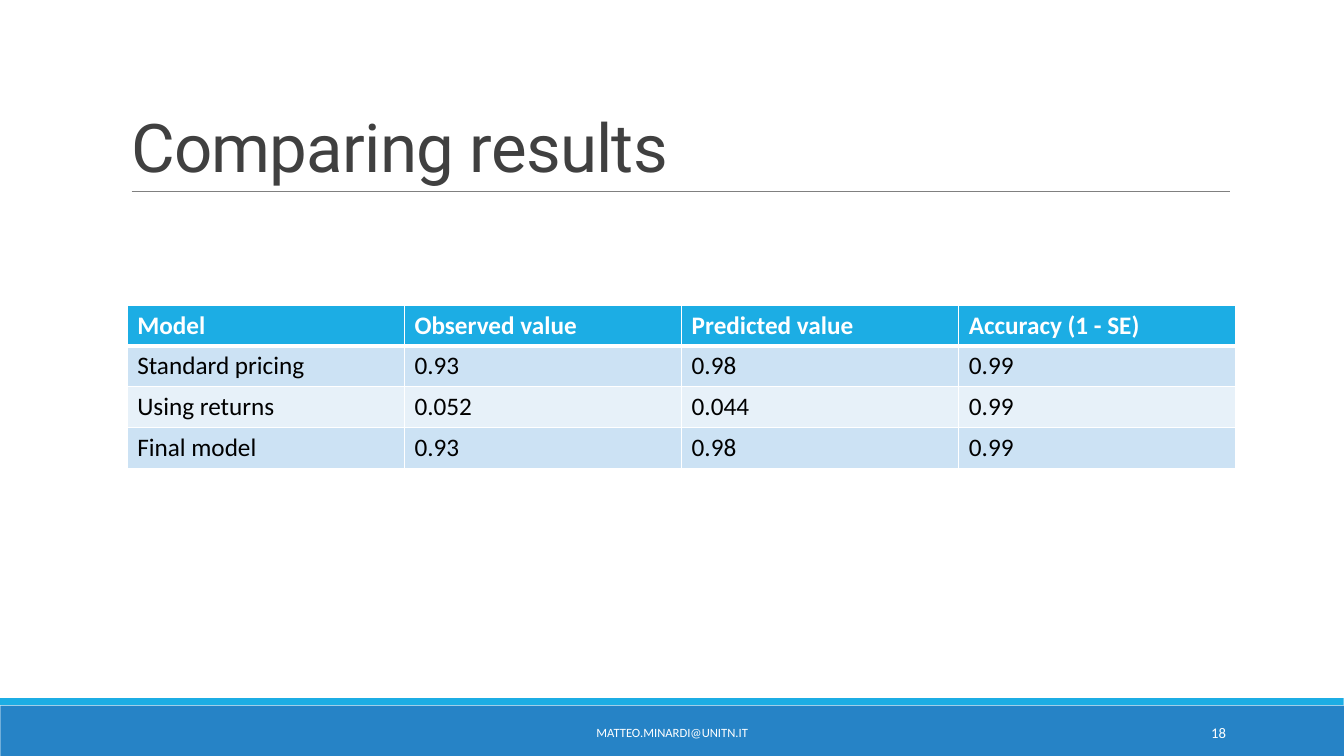
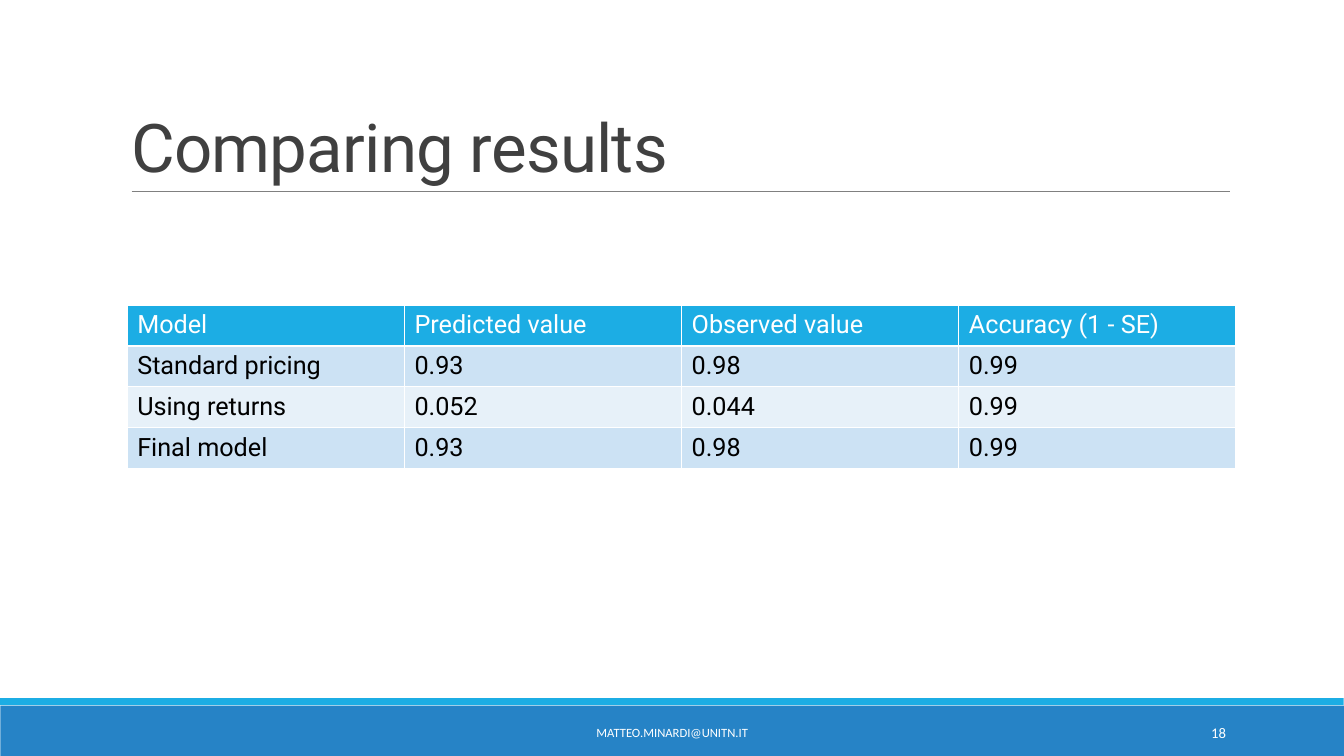
Before and after one commit to matteominardi/Futures-Contract-Pricing-Forecast-AI-for-finance, a slide deck: slide 18 of presentation.pptx. Drawn at 1344x756 pixels with LibreOffice and Linux fonts; fonts in the diff are those of the drawing. Boxes give left, top, right and bottom in pixels: in the first picture for what was removed or moved away, otherwise in the second. Text is boxed around its words. In the diff, an @@ line names an element or a change of style, - is before the commit and + after.

```diff
--- a/presentation.pptx
+++ b/presentation.pptx
@@ table at box(127, 306, 1236, 469) @@
-row 1, column 2: Observed value
+row 1, column 2: Predicted value
-row 1, column 3: Predicted value
+row 1, column 3: Observed value
@@ font Calibri to Roboto in "Model", "Accuracy (1 - SE)", "Standard pricing", "0.93" and 10 more places @@
@@ bold off in "Model", "Accuracy (1 - SE)" @@
```
Also in this commit, not shown: 13 other slides changed, 2 other files.
